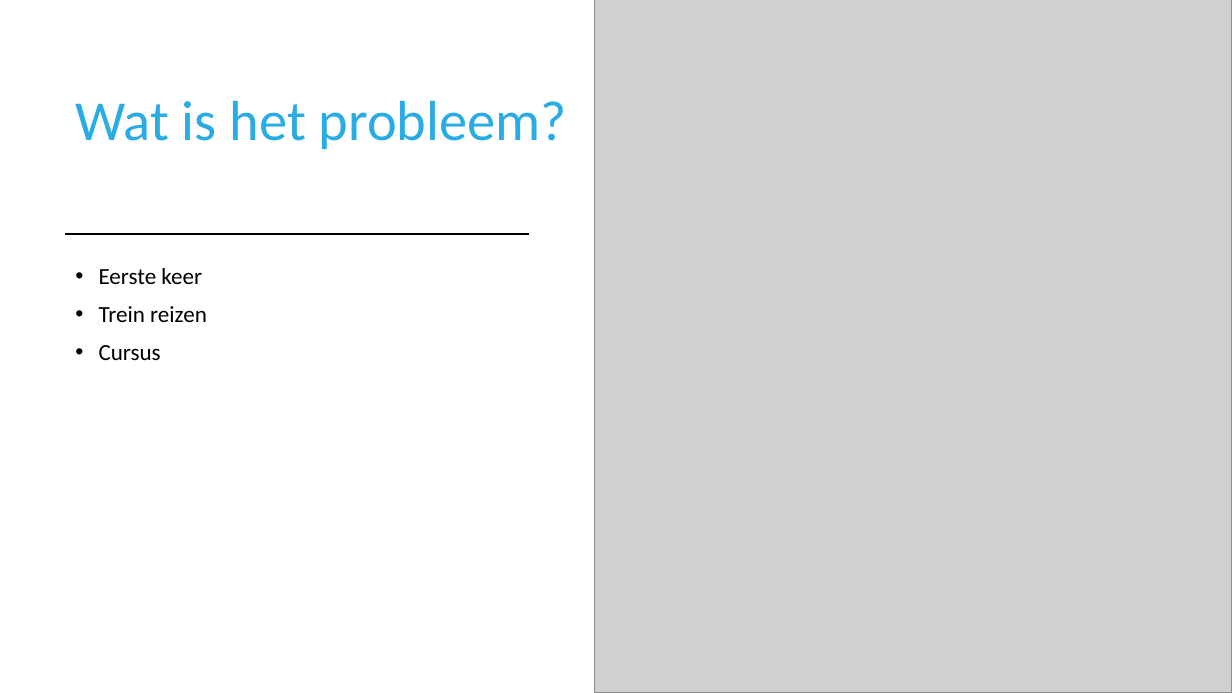
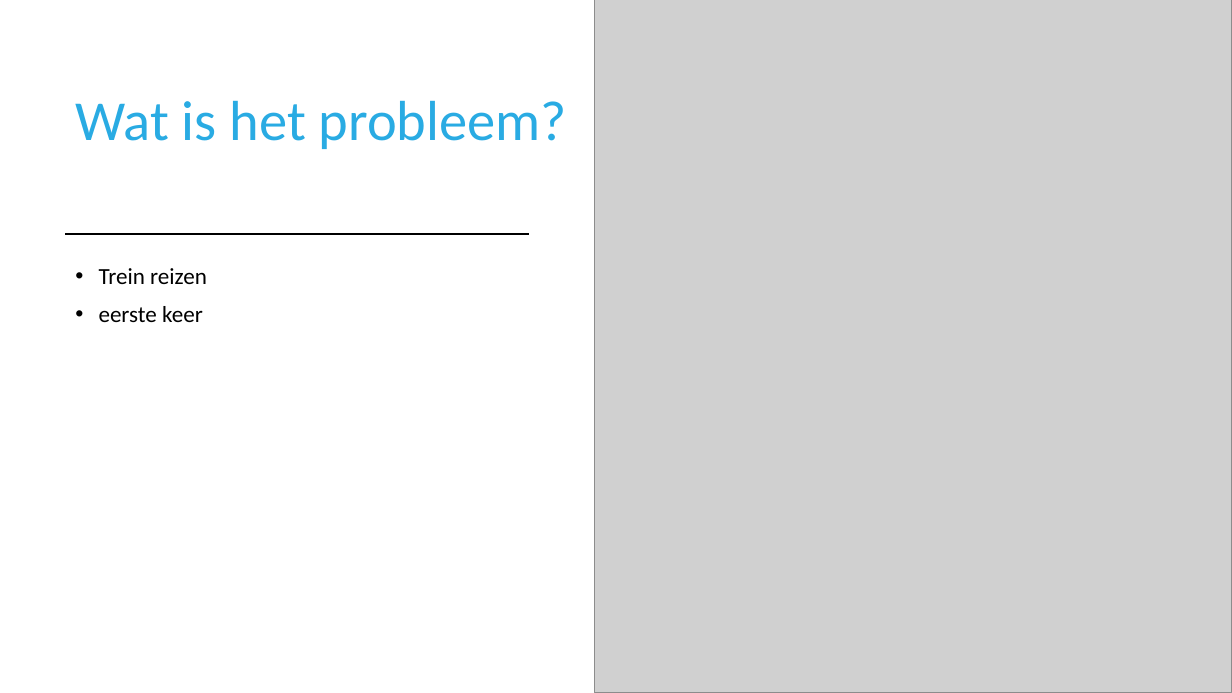
Before and after one commit to LuukdeKinderen/S1Proftaak2, a slide deck: slide 2 of pitch.pptx. Drawn at 1232x693 pixels with LibreOffice and Linux fonts; fonts in the diff are those of the drawing; grey boxes stand for pictures. Boxes give left, top, right and bottom in pixels: in the first picture for what was removed or moved away, otherwise in the second. Text is boxed around its words. In the diff, an @@ line names an element or a change of style, - is before the commit and + after.

```diff
--- a/pitch.pptx
+++ b/pitch.pptx
@@ text at box(99, 268, 202, 284): paragraph removed @@
-• Eerste keer
@@ text at box(99, 306, 203, 322): text changed @@
-• Cursus
+• eerste keer
```
Also in this commit, not shown: 1 other slide changed, 1 slide added, 1 slide removed, 8 other files.
